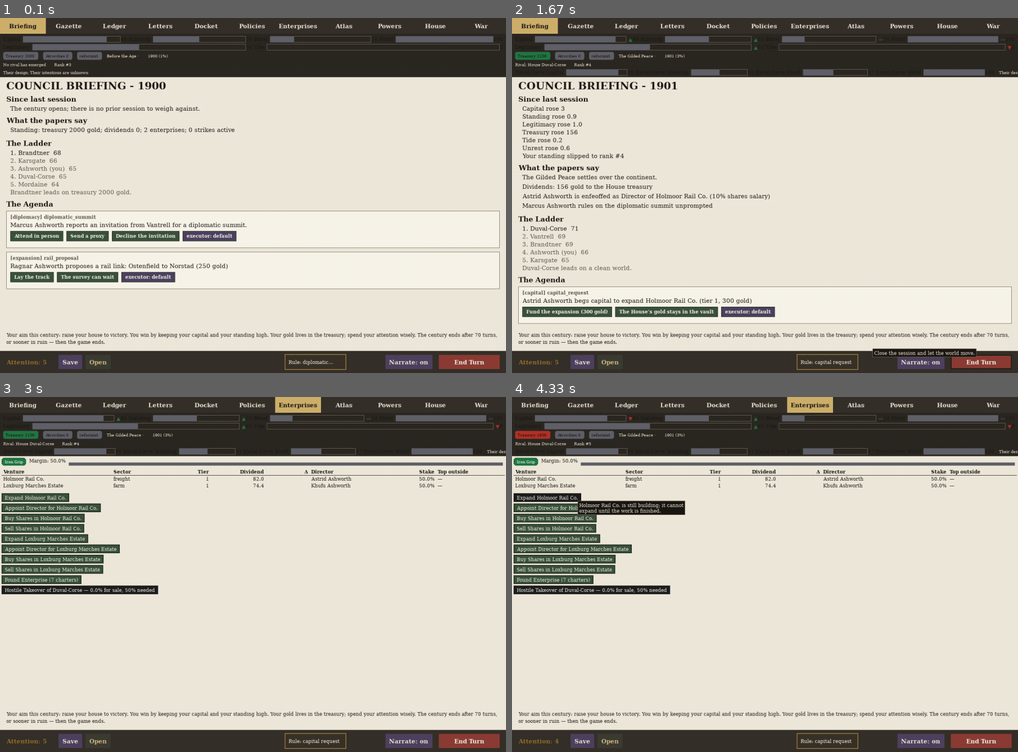
Above: before the commit, frames 1-4 (two rows, left to right).
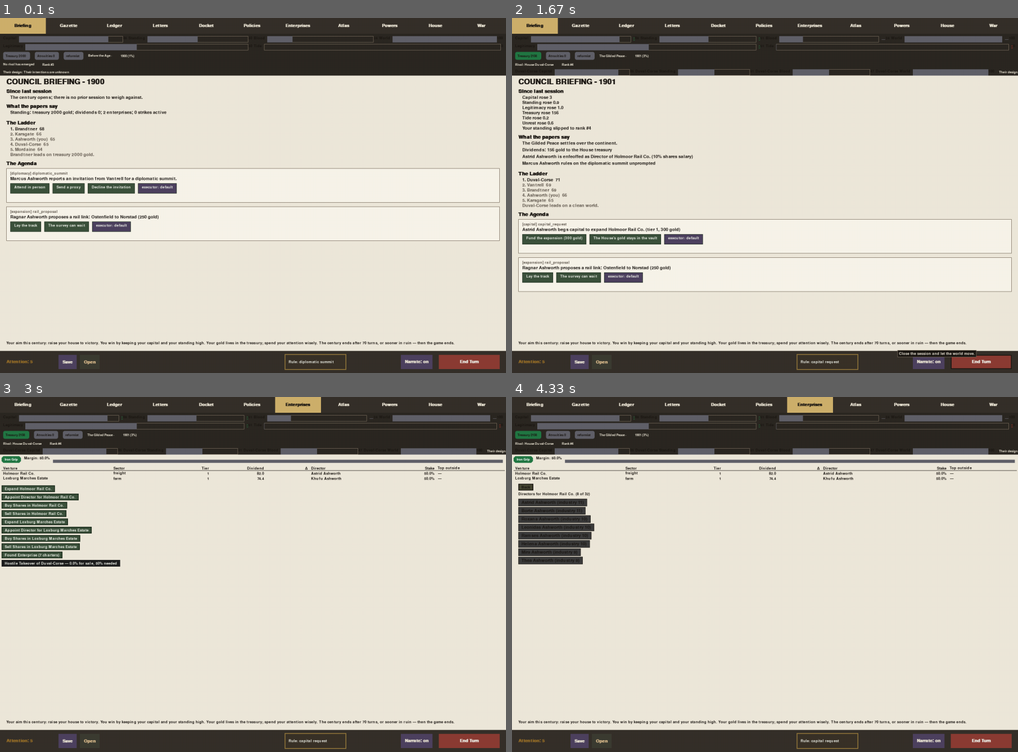
Above: after the commit, the same moments.

Repository: civersen222/Guilded-Age
Game: pygame game, started from gilded/__main__.py
The game is run twice, just before and just after one commit, with the same random seed, the same clock (stepped at 60 frames per second) and the same inputs.
Inputs (mouse positions are in pixels of both pictures, inside the frame that each line leads up to):
- Up to frame 1 (0.1 s): no input
- Up to frame 2 (1.67 s): click "Enterprises" at 0.38 s; click (765, 216) at 0.72 s; click (608, 142) at 1.05 s; click "End Turn" at 1.38 s
- Up to frame 3 (3 s): click "Enterprises" at 1.72 s; click (227, 666) at 2.05 s; click (182, 499) at 2.88 s
- Up to frame 4 (4.33 s): click (572, 496) at 3.22 s

The runs differ from the first frame. In frame 1, 12% of the frame differs, in the area x 0-100%, y 1-99%; in frame 2, 13%; in frame 3, 11%; in frame 4, 12%.

Commit message:
C4: palette.py, registry SCREENS/GLYPHS/FONTS/DATA/VERBS, widgets font routing

Diff:
--- /dev/null
+++ b/gilded/ui/palette.py
@@ -0,0 +1,31 @@
+"""Mission C4 — the Banknote ink system.
+
+Every UI draw routes through these pinned inks. Lowercase hex, exactly
+as the spec pins them. RIVER is reserved: no other constant here (and no
+province fill elsewhere) may share its hex.
+
+Accent law: VERMILLION marks consequence only (no more than ~5 marks per
+screen); GOLD marks the player only.
+"""
+
+from __future__ import annotations
+
+PAPER = "#f5f0e1"
+FIELD = "#ece5d0"
+CARD = "#fbf8ec"
+INK = "#1f2d26"
+INK2 = "#44513f"
+DIM = "#84876f"
+VERMILLION = "#c23a22"
+VERMILLION_DARK = "#8e2917"
+GOLD = "#a8842c"
+SAGE = "#ccd6bd"
+WHEAT = "#e3d7ae"
+SLATE = "#bccad2"
+RIVER = "#6f93ad"
+
+
+def rgb(hexstr: str) -> tuple[int, int, int]:
+    """Convert a pinned hex ink to an RGB tuple for pygame drawing."""
+    h = hexstr.lstrip("#")
+    return (int(h[0:2], 16), int(h[2:4], 16), int(h[4:6], 16))
--- a/gilded/ui/registry.py
+++ b/gilded/ui/registry.py
@@ -1,12 +1,50 @@
-"""Mission C1 wave 2 - the UI verb and datum registry.
+"""The UI verb and datum registry.
 
 `VERBS` names every `game.acts` verb in player language: what it does,
 why it is available now, and which ladder axis (or ambition) it serves.
 `DATA` names the one screen that owns each visible datum, so a number the
 player sees always has a home and a face behind it.
+
+Mission C4: the 11 broadsheet tabs are dissolved into three spines —
+House, Powers, Atlas. `SCREENS` is the spine order, `GLYPHS` pins which
+zoom tier fully draws each map glyph class, `FONTS` ships the two
+Banknote typefaces, and `ACCENTS` reports what the renderer actually drew
+so the accent law (vermillion = consequence, <= ~5 marks; gold = the
+player only) is checkable against real pixels.
 """
 
 from __future__ import annotations
+
+import os
+
+SCREENS = ["House", "Powers", "Atlas"]
+
+GLYPHS = {
+    "city": {"tier": "continent"},
+    "regiment": {"tier": "region"},
+    "battle": {"tier": "region"},
+    "strike": {"tier": "parish"},
+    "train": {"tier": "parish"},
+    "ship": {"tier": "continent"},
+    "informant": {"tier": "region"},
+}
+
+FONTS = {
+    "display": os.path.join("gilded", "assets", "fonts",
+                            "BodoniModa[opsz,wght].ttf"),
+    "body": os.path.join("gilded", "assets", "fonts", "EBGaramond[wght].ttf"),
+}
+
+DATA = {
+    "ladder": "Powers",
+    "ambition_banner": "House",
+    "treasury_journal": "House/Ledger",
+    "extraction_dial": "House/Enterprises",
+    "beats": "Atlas",
+    "unrest": "Atlas",
+    "movement": "Atlas",
+    "desk": "Atlas",
+}
 
 VERBS = {
     "set_dial": {
@@ -32,19 +70,51 @@
                   "toward you",
     },
     "informant_on_order": {
-        "what": "Plant an informant on an Order - its goal becomes visible "
-                "in your intel report",
-        "why_now": "Orders keep their intentions to themselves; an "
-                   "informant reads the Order's current pursuit",
+        "what": "Place an informant on an Order's council - the Order's "
+                "goal family and target are revealed to you",
+        "why_now": "Their intentions are unknown until someone sees them",
         "serves": "intelligence - the Order's goal family and target",
+    },
+    "declare_war": {
+        "what": "Declare war on this rival from their dossier - regiments "
+                "march, fronts open on the map",
+        "why_now": "Their ambitions press on your ladder; a war is the "
+                   "harder way to settle it",
+        "serves": "standing - the Conquest ladder axis",
+    },
+    "propose_marriage": {
+        "what": "Propose a marriage alliance with this House - ties bind "
+                "their ambitions to yours",
+        "why_now": "A tie steadies your ladder against their moves",
+        "serves": "standing - the prestige ladder axis",
+    },
+    "place_informant": {
+        "what": "Place an informant in this House - their intentions and "
+                "agenda become visible to you",
+        "why_now": "Their intentions are unknown until someone sees them",
+        "serves": "intelligence - the rival's agenda and movements",
     },
 }
 
-DATA = {
-    "ladder": "house_tab",
-    "treasury_journal": "house_tab",
-    "extraction_dial": "house_tab",
-    "beats": "broadsheet",
-    "unrest": "atlas",
-    "movement": "atlas",
-}
+
+def _accent_counts(state, screen: str) -> dict:
+    """Render the named spine with the real draw code and count the accent
+    marks the renderer actually recorded (never a hardcoded guess)."""
+    from gilded.ui import probe
+    surf = probe.render_screen(state, screen)
+    view = state.view
+    vermillion = sum(1 for _a in view._accent_log
+                     if _a[0] == "vermillion")
+    gold_nonplayer = sum(1 for kind, is_player in view._accent_log
+                         if kind == "gold" and not is_player)
+    return {"vermillion": int(vermillion),
+            "gold_nonplayer": int(gold_nonplayer),
+            "surface": surf}
+
+
+def ACCENTS(screen: str, state) -> dict:
+    """Count the accent marks the renderer really drew for the named spine
+    on this state. Law: vermillion <= 5, gold_nonplayer == 0. The gate
+    cross-checks this claim against the actual rendered pixels of
+    `probe.render_screen(state, screen)`."""
+    return _accent_counts(state, screen)
--- a/gilded/ui/widgets.py
+++ b/gilded/ui/widgets.py
@@ -7,6 +7,7 @@
 from __future__ import annotations
 
 import math
+import os
 import re
 from dataclasses import dataclass
 from typing import Sequence
@@ -164,13 +165,24 @@
 _font_cache: dict[tuple[int, bool], pygame.font.Font] = {}
 
 
+def _font_path(role: str) -> str:
+    from gilded.ui import registry
+    path = registry.FONTS[role]
+    if not os.path.isabs(path):
+        path = os.path.join(os.path.dirname(__file__), "..", "..", path)
+    return path
+
+
 def font(size: int, bold: bool = False) -> pygame.font.Font:
-    """Cached SysFont("georgia,serif"), lazily calling pygame.font.init()."""
+    """Cached Banknote font from registry.FONTS (Bodoni display, EB
+    Garamond body), lazily calling pygame.font.init()."""
     key = (size, bold)
     if key not in _font_cache:
         if not pygame.font.get_init():
             pygame.font.init()
-        _font_cache[key] = pygame.font.SysFont("georgia,serif", size, bold)
+        role = "display" if size >= TYPE_HEADING else "body"
+        _font_cache[key] = pygame.font.Font(_font_path(role), size)
+        _font_cache[key].set_bold(bold)
     return _font_cache[key]
 
 
